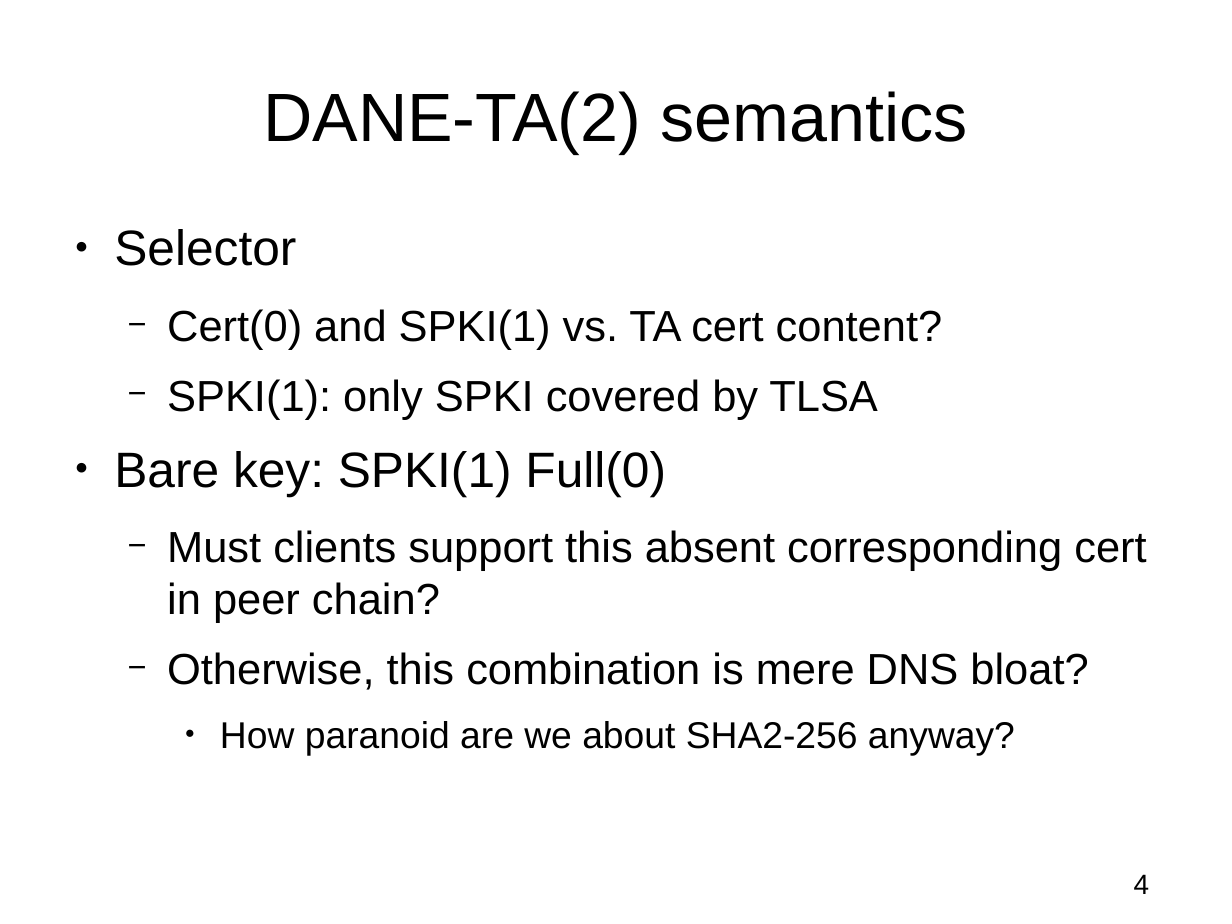
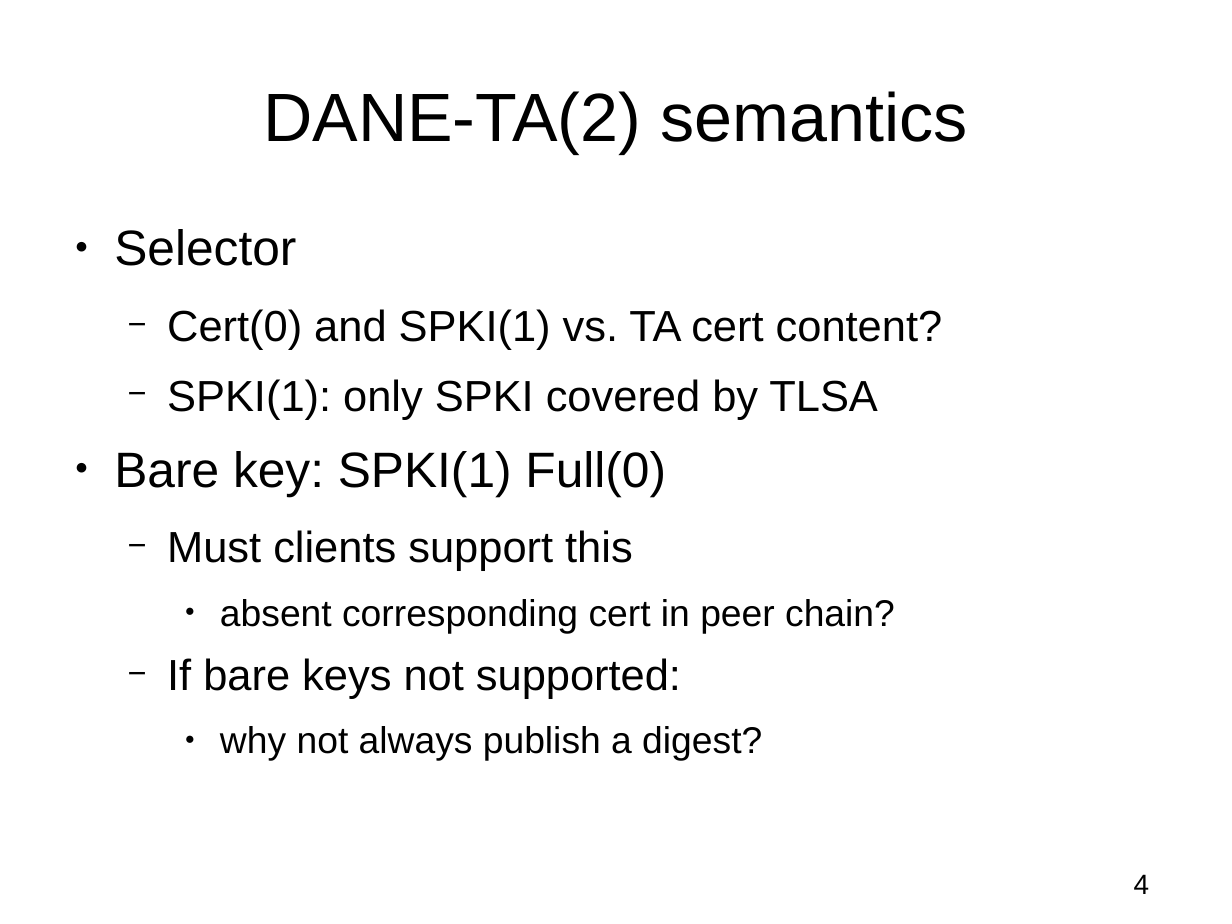
Before and after one commit to vdukhovni/ietf, a slide deck: slide 4 of DANE-SMTP.odp. Drawn at 1232x924 pixels with LibreOffice and Linux fonts; fonts in the diff are those of the drawing. Boxes give left, top, right and bottom in pixels: in the first picture for what was removed or moved away, otherwise in the second. Text is boxed around its words. In the diff, an @@ line names an element or a change of style, - is before the commit and + after.

```diff
--- a/DANE-SMTP.odp
+++ b/DANE-SMTP.odp
@@ text at box(167, 530, 895, 761): text changed; size 28 to 24 pt @@
-  − Must clients support this absent corresponding cert in peer chain?
-  − Otherwise, this combination is mere DNS bloat?
-    ● How paranoid are we about SHA2-256 anyway?
+  − Must clients support this
+    ● absent corresponding cert in peer chain?
+  − If bare keys not supported:
+    ● why not always publish a digest?
```
Also in this commit, not shown: 7 other slides changed.
